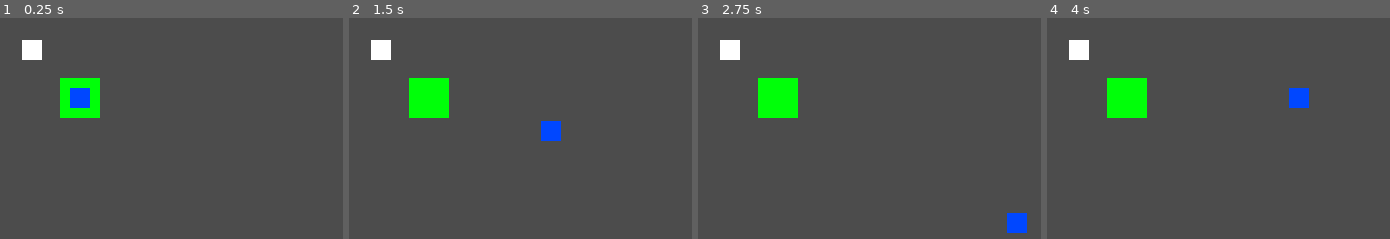
Above: before the commit, frames 1-4 (left to right).
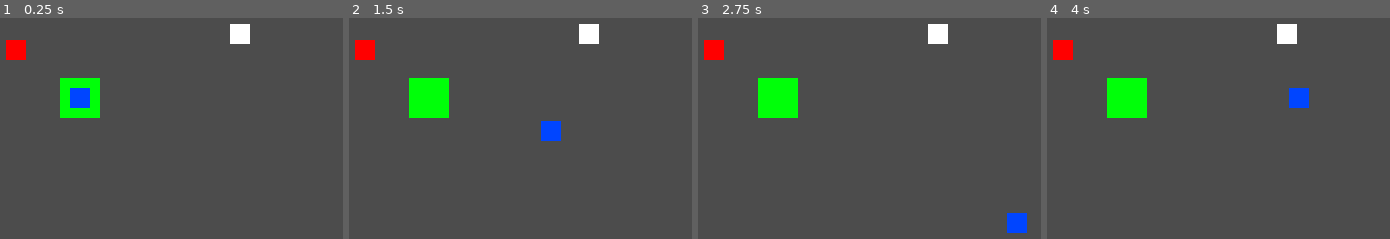
Above: after the commit, the same moments.

Repository: pithnoo/Elevending
Game: Godot game, scene res://Scenes/World.tscn
Two runs of this game, one before a commit and one after it. Both use one fixed random seed, a clock stepped at 60 frames per second and the inputs below.
Inputs:
- Up to frame 1 (0.25 s): no input
- Up to frame 2 (1.5 s): tap Enter at 0.5 s; hold Right (ui_right) 0.53-1.28 s; hold Down (ui_down) from 1.28 s (still down)
- Up to frame 3 (2.75 s): release Down (ui_down) at 2.03 s; hold Right (ui_right) from 2.03 s (still down)
- Up to frame 4 (4 s): release Right (ui_right) at 2.78 s; hold Up (ui_up) 2.78-3.53 s; hold Left (ui_left) from 3.53 s (still down)

The runs differ from the first frame. In frame 1, 1.5% of the frame differs, in the area x 1-73%, y 2-20%; in frame 2, 1.5%; in frame 3, 1.5%; in frame 4, 1.5%.
Error before the commit: Attempt to call function 'init' in base 'null instance' on a null instance. (res://Code/Turret/turret.gd:18)

Commit message:
added enemy

Diff:
--- /dev/null
+++ b/Scenes/Enemy.tscn
@@ -0,0 +1,22 @@
+[gd_scene load_steps=3 format=2]
+
+[ext_resource path="res://White-Pixel.png" type="Texture" id=1]
+
+[sub_resource type="RectangleShape2D" id=1]
+
+[node name="Enemy" type="KinematicBody2D"]
+position = Vector2( 128, 72 )
+scale = Vector2( 10, 10 )
+__meta__ = {
+"_edit_group_": true
+}
+
+[node name="Sprite" type="Sprite" parent="."]
+modulate = Color( 1, 0, 0, 1 )
+texture = ExtResource( 1 )
+
+[node name="CollisionShape2D" type="CollisionShape2D" parent="."]
+scale = Vector2( 0.05, 0.05 )
+shape = SubResource( 1 )
+
+[node name="Area2D" type="Area2D" parent="."]
--- a/Scenes/Player.tscn
+++ b/Scenes/Player.tscn
@@ -6,78 +6,39 @@
 [ext_resource path="res://Code/Player/move.gd" type="Script" id=4]
 [ext_resource path="res://Code/Player/idle.gd" type="Script" id=5]
 
-[sub_resource type="Animation" id=11]
+[sub_resource type="RectangleShape2D" id=2]
+
+[sub_resource type="Animation" id=3]
 resource_name = "Idle"
 
-[sub_resource type="Animation" id=12]
+[sub_resource type="Animation" id=4]
 resource_name = "Move"
 
-[sub_resource type="Animation" id=13]
-length = 0.001
-tracks/0/type = "value"
-tracks/0/path = NodePath(".:modulate")
-tracks/0/interp = 1
-tracks/0/loop_wrap = true
-tracks/0/imported = false
-tracks/0/enabled = true
-tracks/0/keys = {
-"times": PoolRealArray( 0 ),
-"transitions": PoolRealArray( 1 ),
-"update": 0,
-"values": [ Color( 0, 0.552941, 1, 1 ) ]
-}
-tracks/1/type = "value"
-tracks/1/path = NodePath("Sprite:modulate")
-tracks/1/interp = 1
-tracks/1/loop_wrap = true
-tracks/1/imported = false
-tracks/1/enabled = true
-tracks/1/keys = {
-"times": PoolRealArray( 0 ),
-"transitions": PoolRealArray( 1 ),
-"update": 0,
-"values": [ Color( 0, 0.505882, 1, 1 ) ]
-}
-
-[sub_resource type="AnimationNodeAnimation" id=8]
+[sub_resource type="AnimationNodeAnimation" id=5]
 animation = "Idle"
 
-[sub_resource type="AnimationNodeAnimation" id=9]
+[sub_resource type="AnimationNodeAnimation" id=6]
 animation = "Move"
 
-[sub_resource type="AnimationNodeStateMachine" id=10]
-states/Idle/node = SubResource( 8 )
-states/Idle/position = Vector2( 508, 30 )
-states/Move/node = SubResource( 9 )
-states/Move/position = Vector2( 702, 30 )
+[sub_resource type="AnimationNodeStateMachine" id=7]
+states/Idle/node = SubResource( 5 )
+states/Idle/position = Vector2( 376, 125 )
+states/Move/node = SubResource( 6 )
+states/Move/position = Vector2( 573, 125 )
 start_node = "Idle"
-graph_offset = Vector2( -58, -52 )
 
-[sub_resource type="AnimationNodeStateMachinePlayback" id=14]
-
-[sub_resource type="RectangleShape2D" id=2]
+[sub_resource type="AnimationNodeStateMachinePlayback" id=8]
 
 [node name="Player" type="KinematicBody2D"]
-modulate = Color( 0, 0.552941, 1, 1 )
+position = Vector2( 160, 96 )
 collision_layer = 5
 script = ExtResource( 3 )
 __meta__ = {
 "_edit_group_": true
 }
 
-[node name="AnimationPlayer" type="AnimationPlayer" parent="."]
-anims/Idle = SubResource( 11 )
-anims/Move = SubResource( 12 )
-anims/RESET = SubResource( 13 )
-
-[node name="AnimationTree" type="AnimationTree" parent="."]
-tree_root = SubResource( 10 )
-anim_player = NodePath("../AnimationPlayer")
-active = true
-parameters/playback = SubResource( 14 )
-
 [node name="Sprite" type="Sprite" parent="."]
-modulate = Color( 0, 0.505882, 1, 1 )
+modulate = Color( 0, 0.27451, 1, 1 )
 scale = Vector2( 10, 10 )
 texture = ExtResource( 1 )
 
@@ -99,3 +60,12 @@
 animation_name = "Move"
 idle_node = NodePath("../Idle")
 move_speed = 5000.0
+
+[node name="AnimationPlayer" type="AnimationPlayer" parent="."]
+anims/Idle = SubResource( 3 )
+anims/Move = SubResource( 4 )
+
+[node name="AnimationTree" type="AnimationTree" parent="."]
+tree_root = SubResource( 7 )
+anim_player = NodePath("../AnimationPlayer")
+parameters/playback = SubResource( 8 )
--- a/Scenes/Turret.tscn
+++ b/Scenes/Turret.tscn
@@ -5,7 +5,7 @@
 [ext_resource path="res://Code/Turret/turret_state_manager.gd" type="Script" id=3]
 [ext_resource path="res://Code/Turret/turret_attack.gd" type="Script" id=4]
 [ext_resource path="res://Code/Turret/turret_idle.gd" type="Script" id=5]
-[ext_resource path="res://Scenes/entity_detect.gd" type="Script" id=6]
+[ext_resource path="res://Code/Turret/entity_detect.gd" type="Script" id=6]
 
 [sub_resource type="AnimationNodeStateMachine" id=3]
 
@@ -44,16 +44,16 @@
 [node name="CollisionShape2D" type="CollisionShape2D" parent="AttackRange"]
 shape = SubResource( 2 )
 
-[node name="StateMachine" type="Node" parent="."]
+[node name="StateManager" type="Node" parent="."]
 script = ExtResource( 3 )
 starting_state = NodePath("Idle")
 
-[node name="Idle" type="Node" parent="StateMachine"]
+[node name="Idle" type="Node" parent="StateManager"]
 script = ExtResource( 5 )
 animation_name = "turretIdle"
 attack_node = NodePath("../Attack")
 
-[node name="Attack" type="Node" parent="StateMachine"]
+[node name="Attack" type="Node" parent="StateManager"]
 script = ExtResource( 4 )
 animation_name = "turretAttack"
 idle_node = NodePath("../Idle")
--- a/Scenes/World.tscn
+++ b/Scenes/World.tscn
@@ -1,8 +1,9 @@
-[gd_scene load_steps=4 format=2]
+[gd_scene load_steps=5 format=2]
 
 [ext_resource path="res://Scenes/Turret.tscn" type="PackedScene" id=1]
 [ext_resource path="res://Scenes/Player.tscn" type="PackedScene" id=2]
 [ext_resource path="res://Scenes/Core.tscn" type="PackedScene" id=3]
+[ext_resource path="res://Scenes/Enemy.tscn" type="PackedScene" id=4]
 
 [node name="World" type="Node2D"]
 
@@ -12,7 +13,8 @@
 position = Vector2( 160, 96 )
 
 [node name="Player" parent="." instance=ExtResource( 2 )]
-position = Vector2( 160, 96 )
 
 [node name="Turret" parent="." instance=ExtResource( 1 )]
-projectile = NodePath("")
+position = Vector2( 240, 64 )
+
+[node name="Enemy" parent="." instance=ExtResource( 4 )]
Renamed: Scenes/entity_detect.gd -> Code/Turret/entity_detect.gd
Not shown: 1 places in Scenes/Player.tscn that only renumber resources
